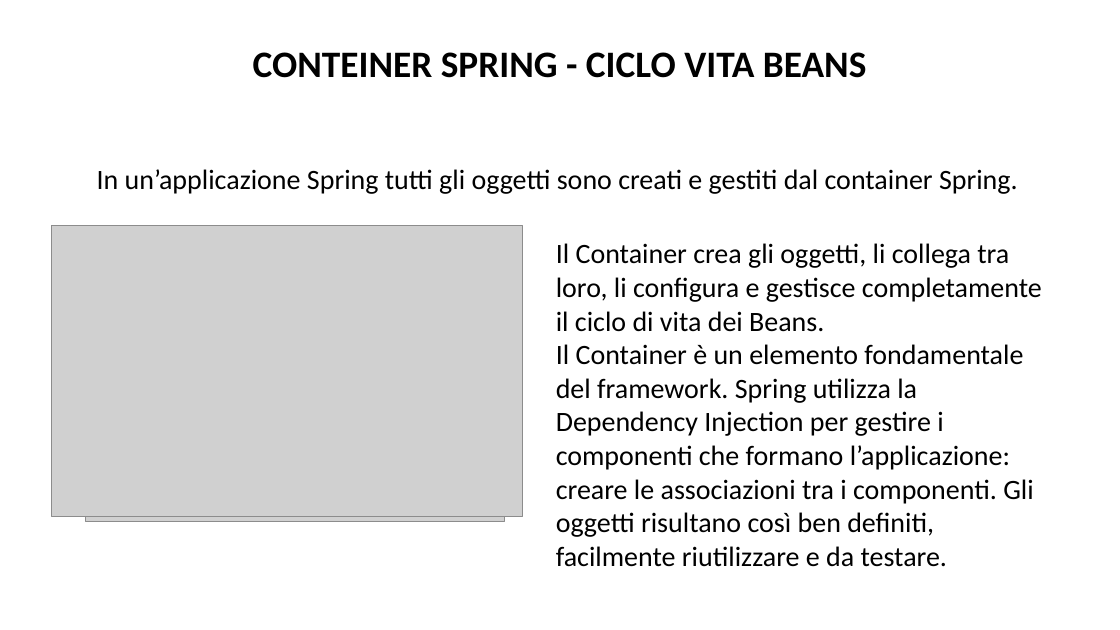
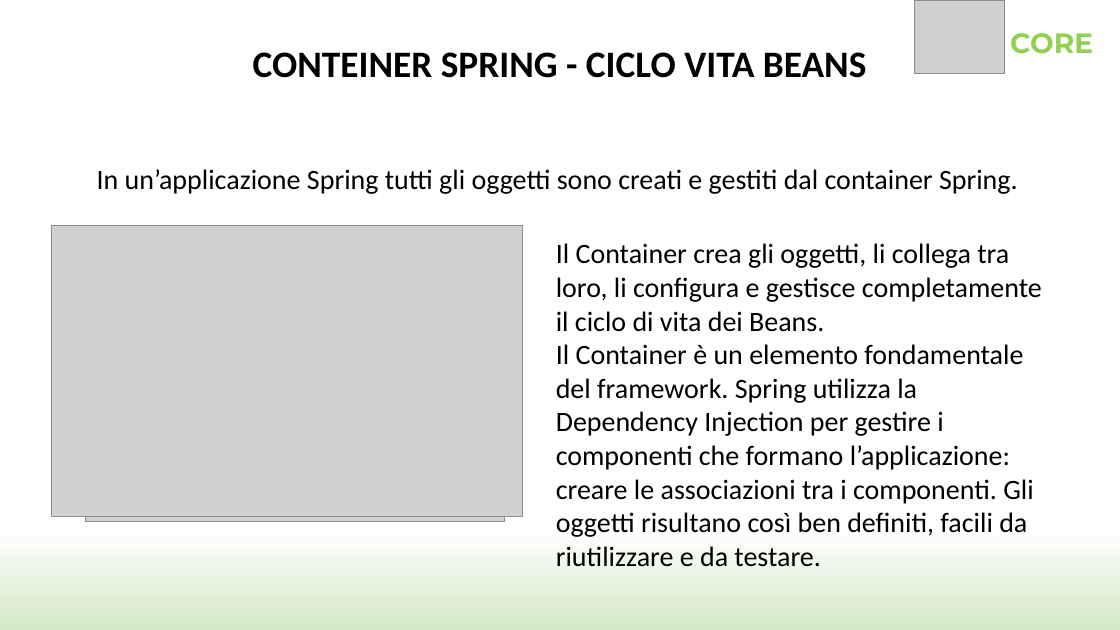
Before and after one commit to SimoneCas/java, a slide deck: slide 7 of SpringSample/Spring.pptx (slide 11 before the commit). Drawn at 1120x630 pixels with LibreOffice and Linux fonts; fonts in the diff are those of the drawing; grey boxes stand for pictures; background and template pictures are left out. Boxes give left, top, right and bottom in pixels: in the first picture for what was removed or moved away, otherwise in the second. Text is boxed around its words. In the diff, an @@ line names an element or a change of style, - is before the commit and + after.

Commit message:
ultimate slide per workshop Spring

```diff
--- a/SpringSample/Spring.pptx
+++ b/SpringSample/Spring.pptx
@@ background #FFFFFF to gradient #FFFFFF to #D4E8C6 @@
@@ picture added at bbox=[915, 0, 1005, 74] @@
@@ text added at bbox=[1010, 33, 1093, 54], 24 pt, text #92D050, bold @@
+CORE
@@ text at bbox=[556, 344, 1033, 567]: text changed @@
-Il Container è un elemento fondamentale del framework. Spring utilizza la Dependency Injection per gestire i componenti che formano l’applicazione: creare le associazioni tra i componenti. Gli oggetti risultano così ben definiti, facilmente riutilizzare e da testare.
+Il Container è un elemento fondamentale del framework. Spring utilizza la Dependency Injection per gestire i componenti che formano l’applicazione: creare le associazioni tra i componenti. Gli oggetti risultano così ben definiti, facili da riutilizzare e da testare.
```
Also in this commit, not shown: 24 other slides changed, 33 slides added, 11 slides removed.
